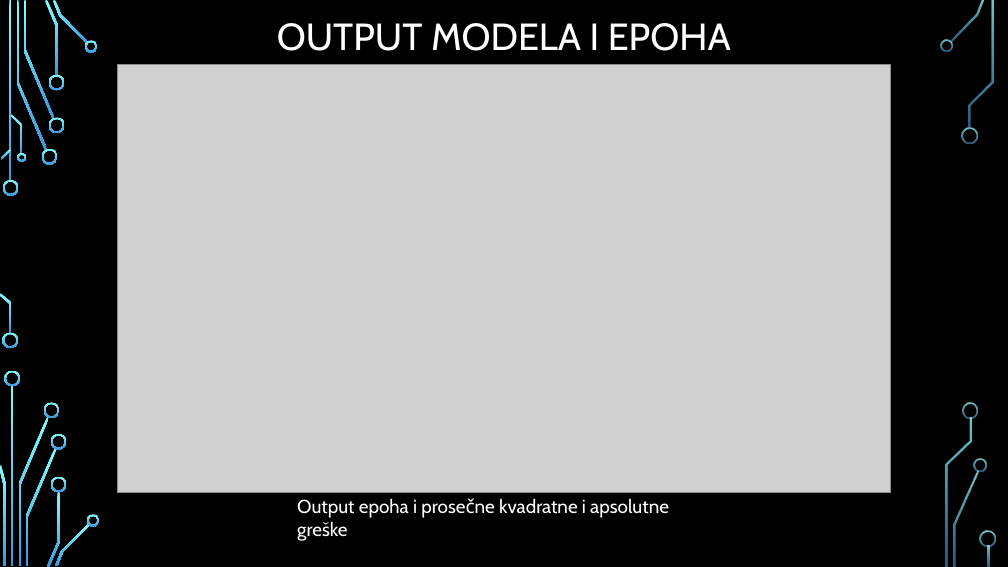
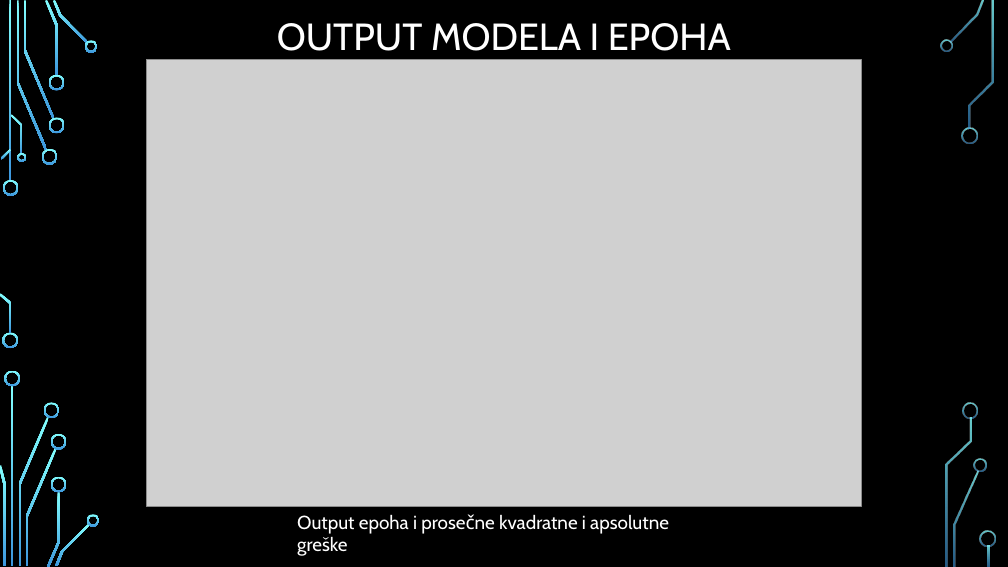
Before and after one commit to jglintic/duboko_ucenje, a slide deck: slide 19 of dubuko_ucenje_projekat_ppt.pptx. Drawn at 1008x567 pixels with LibreOffice and Linux fonts; fonts in the diff are those of the drawing; grey boxes stand for pictures; background and template pictures are left out. Boxes give left, top, right and bottom in pixels: in the first picture for what was removed or moved away, otherwise in the second. Text is boxed around its words. In the diff, an @@ line names an element or a change of style, - is before the commit and + after.

Commit message:
Output update

```diff
--- a/dubuko_ucenje_projekat_ppt.pptx
+++ b/dubuko_ucenje_projekat_ppt.pptx
@@ picture: place and size @@
-picture at bbox=[117, 64, 890, 492]
+picture at bbox=[147, 60, 861, 507]
@@ text "Output epoha i prosečne kvadratne ...": place and size @@
-text "Output epoha i prosečne kvadratne ..." at bbox=[297, 498, 669, 541]
+text "Output epoha i prosečne kvadratne ..." at bbox=[297, 514, 669, 556]
```
